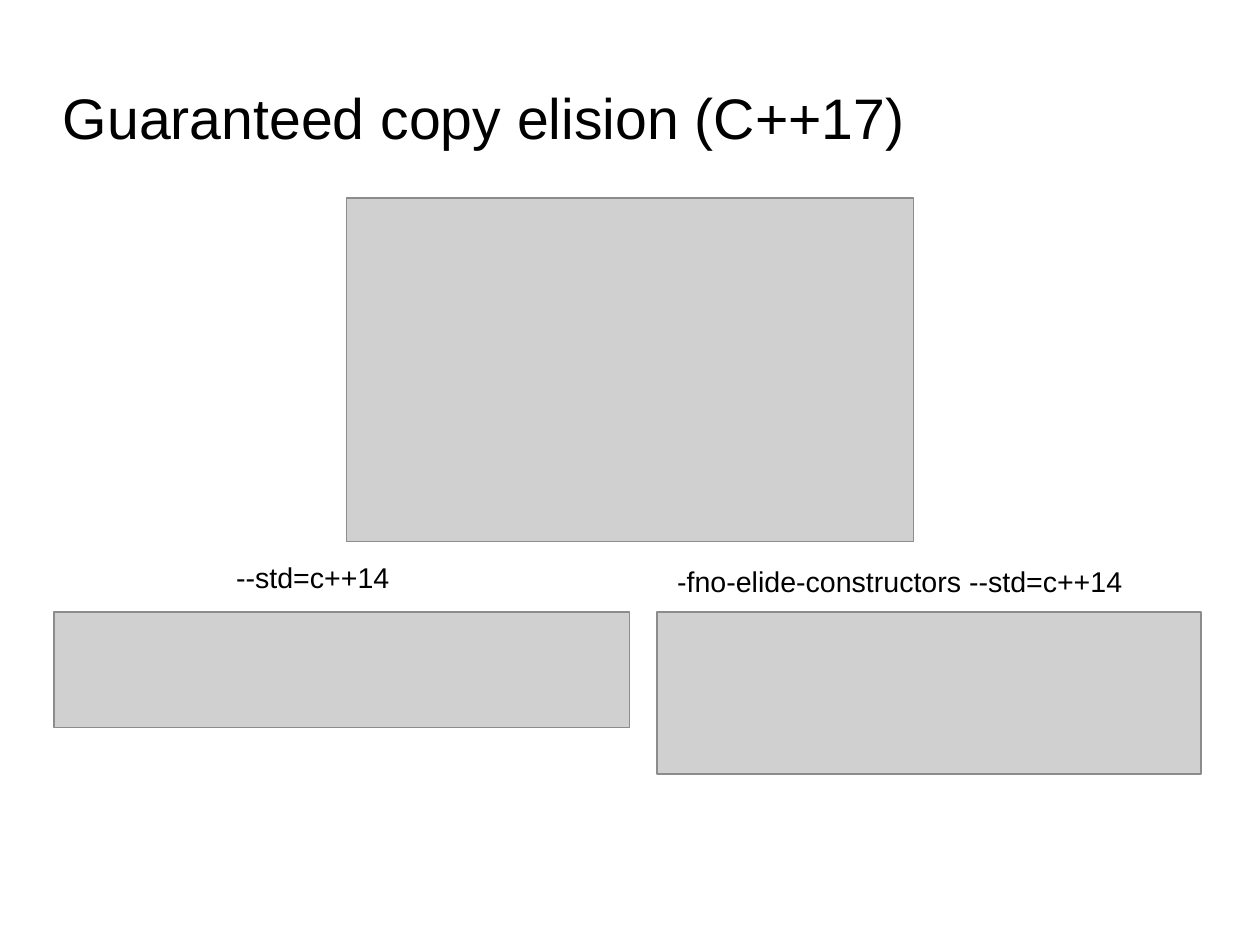
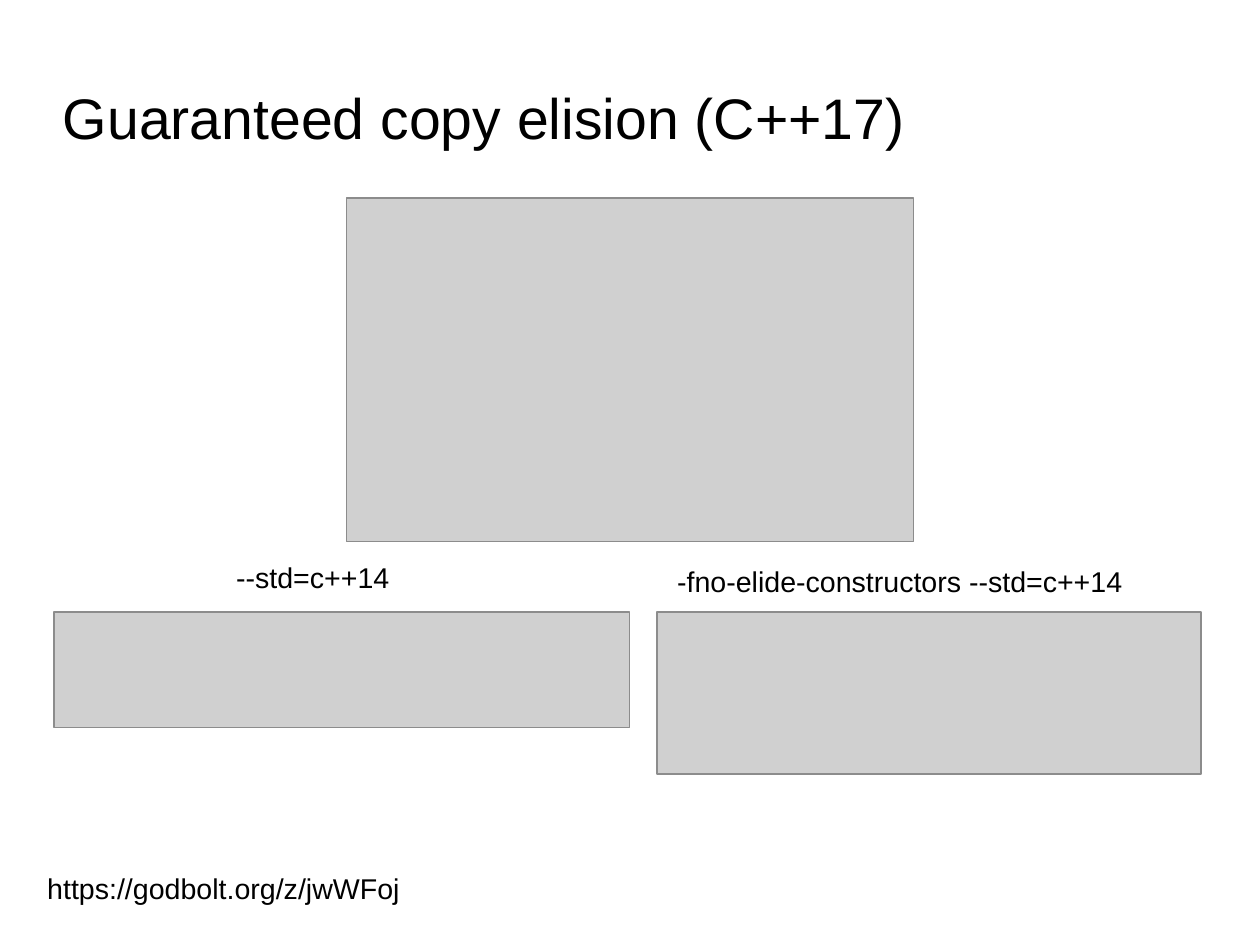
Before and after one commit to FranckRJ/CPP-trainings, a slide deck: slide 17 of traning-move.odp. Drawn at 1260x945 pixels with LibreOffice and Linux fonts; fonts in the diff are those of the drawing; grey boxes stand for pictures; background and template pictures are left out. Boxes give left, top, right and bottom in pixels: in the first picture for what was removed or moved away, otherwise in the second. Text is boxed around its words. In the diff, an @@ line names an element or a change of style, - is before the commit and + after.

```diff
--- a/traning-move.odp
+++ b/traning-move.odp
@@ text added at (47,878,399,905), 18 pt, text #000000 @@
+https://godbolt.org/z/jwWFoj
```
Also in this commit, not shown: 6 other slides changed, 1 other file.
